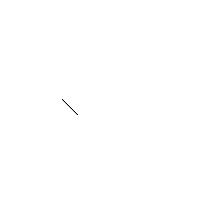
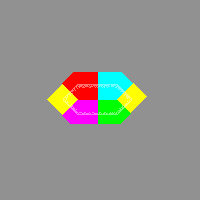
Before/after of a 200×200 layered artwork. What changed in the layer stack:
hid group "Border #1" (6 layers) over <box>62,83,133,116</box>
hid "SW Border" over <box>62,99,78,115</box>
added layer "Layer #3" above "Base Tile copy #3" over <box>63,84,132,115</box>
added layer "bottom-left-corner-select" above "Base Tile copy" over <box>47,72,147,124</box>
showed "White Background #1" over <box>0,0,200,200</box>
